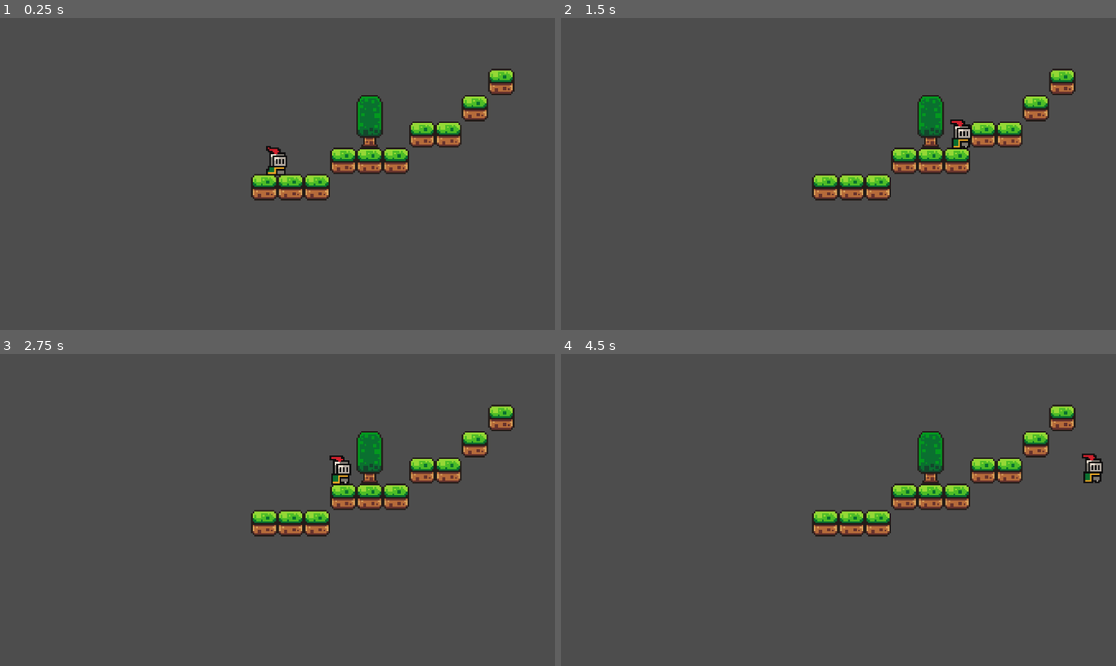
Above: before the commit, frames 1-4 (two rows, left to right).
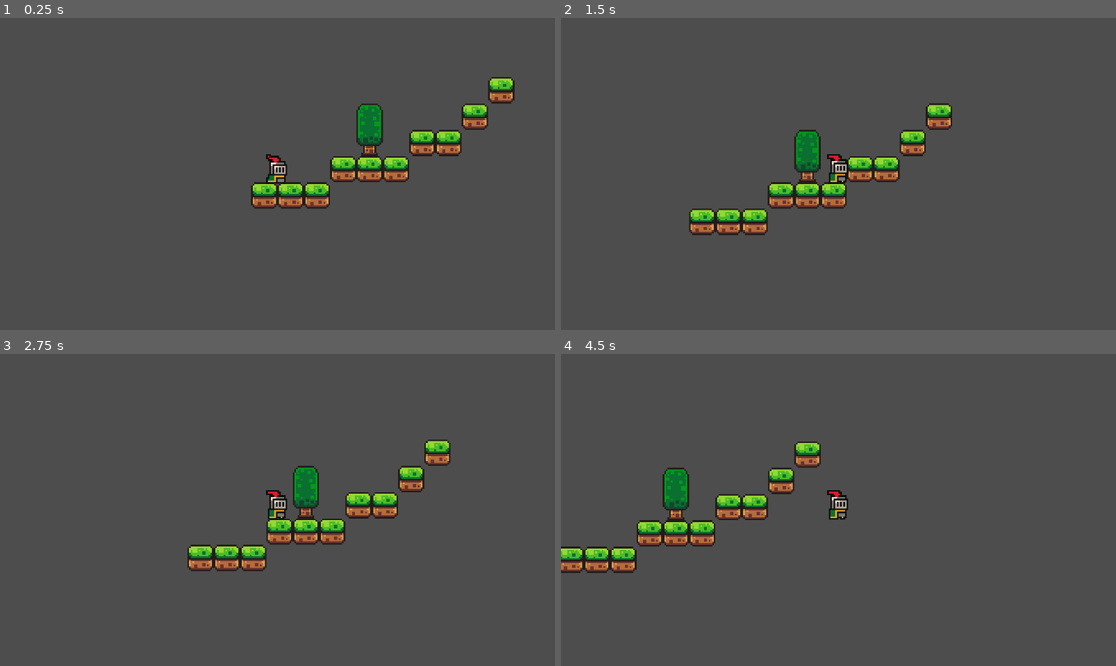
Above: after the commit, the same moments.

Repository: b14ck0ps/sigil
Game: Godot game, scene res://scenes/game.tscn
The game is run twice, just before and just after one commit, with the same random seed, the same clock (stepped at 60 frames per second) and the same inputs.
Inputs:
- Up to frame 1 (0.25 s): no input
- Up to frame 2 (1.5 s): tap Enter (ui_accept) at 0.5, 0.77 s; hold Right (ui_right) from 0.53 s (still down)
- Up to frame 3 (2.75 s): tap Enter (ui_accept) at 1.52 s; release Right (ui_right) at 2.03 s; hold Left (ui_left) from 2.03 s (still down)
- Up to frame 4 (4.5 s): release Left (ui_left) at 2.78 s; hold Right (ui_right) 2.78-4.28 s; tap Enter (ui_accept) at 3.02, 3.77 s; hold Left (ui_left) from 4.28 s (still down)

The runs differ from the first frame. In frame 1, 5.4% of the frame differs, in the area x 45-93%, y 16-62%; in frame 2, 8.4%; in frame 3, 7.9%; in frame 4, 9.5%, in the area x 0-98%, y 16-71%.

Commit message:
enduser cam pointed to player

Diff:
--- a/scenes/game.tscn
+++ b/scenes/game.tscn
@@ -173,5 +173,6 @@
 
 [node name="Player" parent="." instance=ExtResource("1_mw1d4")]
 
-[node name="Camera2D" type="Camera2D" parent="."]
+[node name="Camera2D" type="Camera2D" parent="Player"]
+position = Vector2(0, -6)
 zoom = Vector2(3.415, 3.415)
